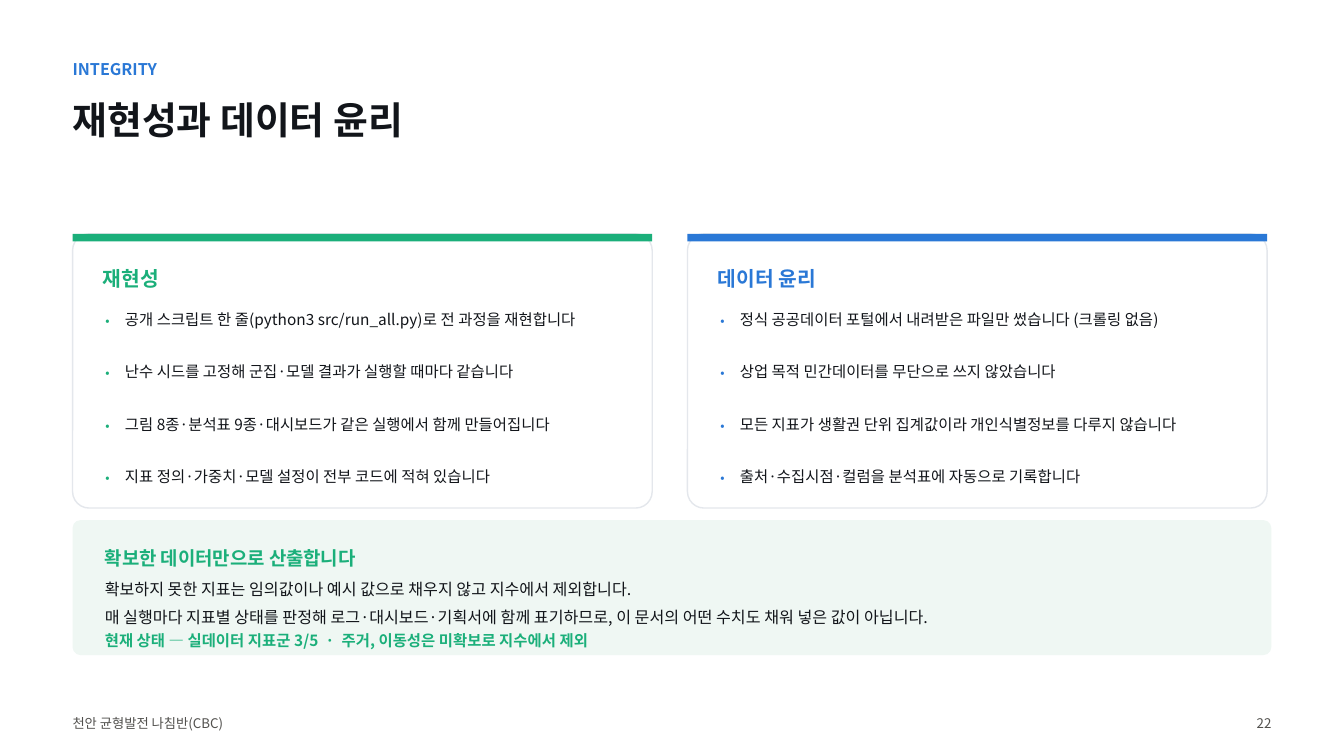
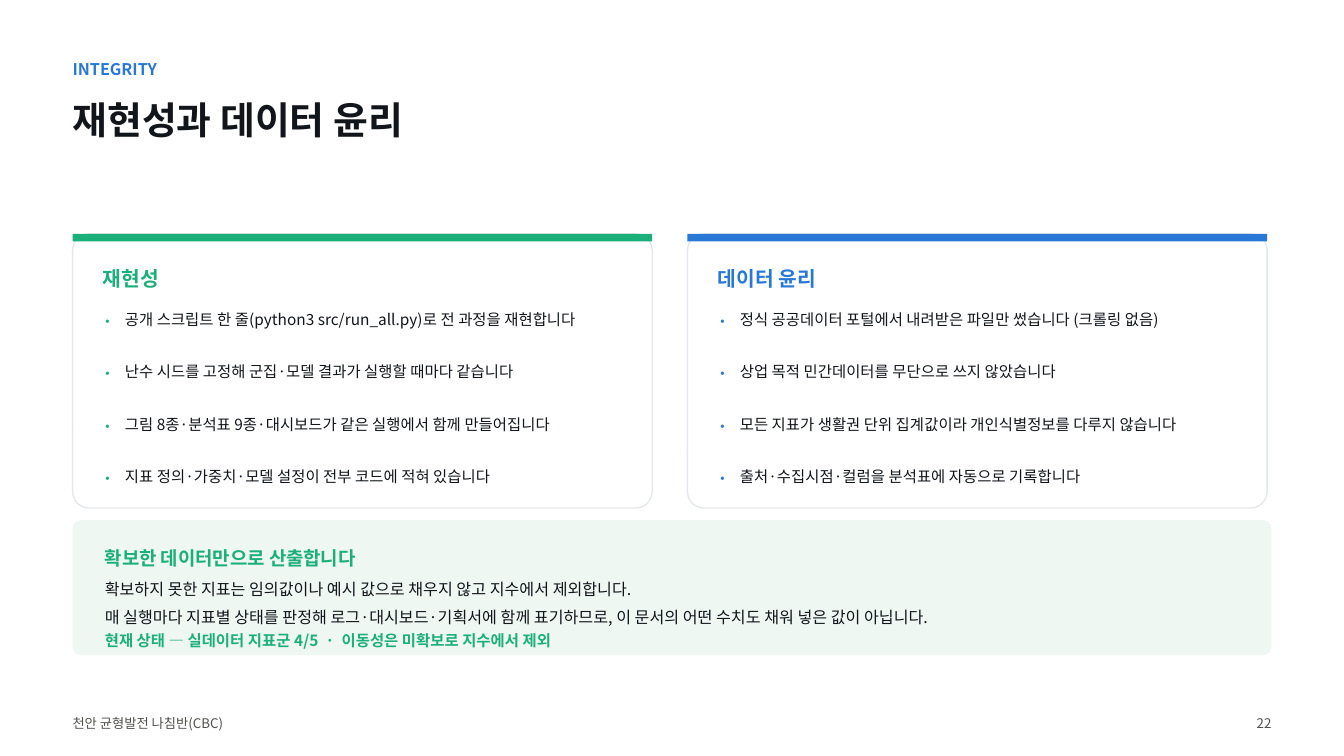
Before and after one commit to BioCode67/2026-AI-, a slide deck: slide 23 of deliverables/기획서_천안균형발전나침반_CBC.pptx. Drawn at 1344x756 pixels with LibreOffice and Linux fonts; fonts in the diff are those of the drawing. Boxes give left, top, right and bottom in pixels: in the first picture for what was removed or moved away, otherwise in the second. Text is boxed around its words. In the diff, an @@ line names an element or a change of style, - is before the commit and + after.

```diff
--- a/deliverables/기획서_천안균형발전나침반_CBC.pptx
+++ b/deliverables/기획서_천안균형발전나침반_CBC.pptx
@@ text at bbox=[105, 633, 551, 649]: text changed @@
-현재 상태 — 실데이터 지표군 3/5 · 주거, 이동성은 미확보로 지수에서 제외
+현재 상태 — 실데이터 지표군 4/5 · 이동성은 미확보로 지수에서 제외
```
Also in this commit, not shown: 4 other slides changed, 11 other files.
